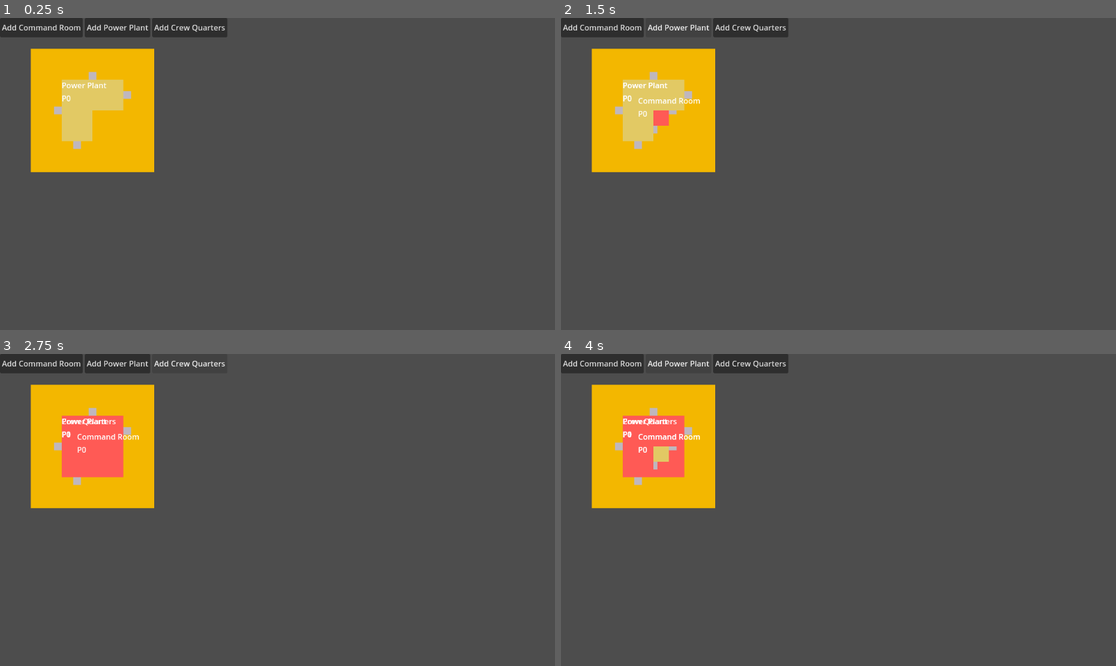
Above: before the commit, frames 1-4 (two rows, left to right).
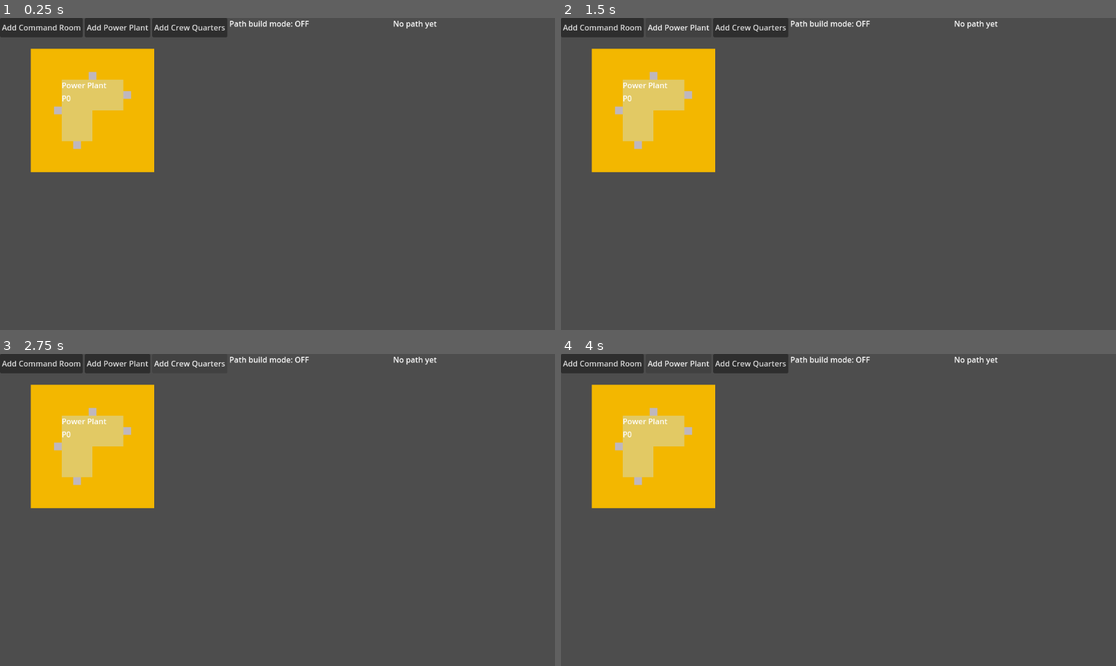
Above: after the commit, the same moments.

Repository: juhanikat/mothership
Game: Godot game, scene res://scenes/main.tscn
Same seed, same stepped clock (60 frames per second), same inputs: the game is played once before the commit and once after it.
Inputs:
- Up to frame 1 (0.25 s): no input
- Up to frame 2 (1.5 s): click "Add Command Room" at 0.5 s; click "Add Power Plant" at 1.25 s
- Up to frame 3 (2.75 s): click "Add Crew Quarters" at 2 s
- Up to frame 4 (4 s): click "Add Command Room" at 2.75 s; click "Add Power Plant" at 3.5 s

The runs differ from the first frame. In frame 1, 0.2% of the frame differs, in the area x 41-79%, y 0-4%; in frame 2, 0.6%; in frame 3, 2.5%; in frame 4, 2.5%, in the area x 11-79%, y 0-40%.

Commit message:
changed folder structure, added distance algorithm for rooms, more bug fixing and other stuff

Diff:
--- a/scenes/GlobalInputFlags.gd
+++ b/globals/GlobalInputFlags.gd
@@ -9,3 +9,4 @@
 			print("Path build mode ON")
 		else:
 			print("Path build mode OFF")
+		GlobalSignals.path_build_mode_toggled.emit(path_build_mode)
--- /dev/null
+++ b/globals/GlobalSignals.gd
@@ -0,0 +1,9 @@
+extends Node
+
+
+## Put signals here
+signal room_connected(connector1: Connector, connector2: Connector)
+signal path_build_mode_toggled(new_path_build_mode: bool)
+
+# path length is in rooms
+signal path_completed(path_start_room: Room, path_end_room: Room, path_length: int)
--- a/project.godot
+++ b/project.godot
@@ -17,8 +17,8 @@
 
 [autoload]
 
-GlobalSignals="*res://scenes/GlobalSignals.gd"
-GlobalInputFlags="*res://scenes/GlobalInputFlags.gd"
+GlobalSignals="*res://globals/GlobalSignals.gd"
+GlobalInputFlags="*res://globals/GlobalInputFlags.gd"
 
 [global_group]
 
--- /dev/null
+++ b/room/RoomConnections.gd
@@ -0,0 +1,44 @@
+extends Node
+class_name RoomConnections
+
+
+static func distance_between(start_room: Room, end_room: Room) -> int:
+	## Returns the shortest path between two rooms (using a breadth-first search). If no path is found, returns -1.
+	var queue = []
+	var explored = []
+	var distance = 0
+
+	queue.append(start_room)
+	explored.append(start_room)
+
+	while len(queue) > 0:
+		var current: Room = queue.pop_front()
+		if current == end_room:
+			return distance
+		distance += 1
+		for adjacent_room in current.adjacent_rooms:
+			if adjacent_room not in explored:
+				queue.append(adjacent_room)
+				explored.append(adjacent_room)
+
+	return -1
+
+
+static func find_connector_pairing(current_room_connectors: Array[Connector], all_connectors: Array[Connector], max_distance: int) -> Array[Connector]:
+	## loop through all connectors (in the entire game),
+	## and find first two connectors that are in range of each other.
+	## If found, returns a list containing both connectors, and an empty list otherwise.
+	var closest_pair: Array[Connector] = []
+	var closest_pair_distance = null
+	for own_connector: Area2D in current_room_connectors:
+		for other_connector: Area2D in all_connectors:
+			if other_connector in current_room_connectors:
+				continue
+			var distance = own_connector.global_position.distance_to(other_connector.global_position)
+			if distance < max_distance and (len(closest_pair) == 0 or distance < closest_pair_distance):
+				## NOTE: Remember that own_connector must be first in the list!
+				closest_pair = [own_connector, other_connector]
+				closest_pair_distance = distance
+	if closest_pair:
+		return closest_pair
+	return []
--- /dev/null
+++ b/room/connector.gd
@@ -0,0 +1,78 @@
+extends Area2D
+class_name Connector
+
+
+@export var collision_polygon: CollisionPolygon2D
+@export var nav_region: NavigationRegion2D
+
+@export var texture_polygon: Polygon2D
+var connector_color = Color("bfb7be")
+
+
+
+func _ready() -> void:
+	create_navigation_polygon()
+	create_texture()
+
+
+func create_texture() -> void:
+	texture_polygon.polygon = collision_polygon.polygon
+	texture_polygon.color = connector_color
+
+
+func create_navigation_polygon() -> void:
+	## Creates a navigation polygon for this connector.
+	var new_nav_polygon = NavigationPolygon.new()
+	new_nav_polygon.agent_radius = 0 # otherwise the shape will be too small to exist!
+	new_nav_polygon.add_outline(collision_polygon.polygon)
+	nav_region.navigation_polygon = new_nav_polygon
+	nav_region.bake_navigation_polygon()
+
+
+func delete_navigation_region() -> void:
+	nav_region.queue_free()
+
+func get_parent_room() -> Room:
+	## Returns the room that is the parent of this Connector.
+	var all_rooms = get_tree().get_nodes_in_group("Room")
+	for room in all_rooms:
+		if room.is_ancestor_of(self):
+			return room
+	return null
+
+
+func get_overlapping_connectors() -> Array[Connector]:
+	## Returns all connectors that are overlapping this one (partially or fully).
+	## Used to delete those connectors after the room is placed.
+	var overlapping_areas = get_overlapping_areas()
+	var overlapping_connectors: Array[Connector] = []
+	for connector: Connector in get_tree().get_nodes_in_group("Connector"):
+		if connector == self:
+			continue
+		if connector in overlapping_areas:
+			overlapping_connectors.append(connector)
+	return overlapping_connectors
+
+
+func get_overlapping_room_areas() -> Array[Room]:
+	## Returns all Rooms whose RoomAreas are overlapping this connector (partially or fully).
+	var overlapping_areas = get_overlapping_areas()
+	var overlapping_rooms: Array[Room] = []
+	for room: Room in get_tree().get_nodes_in_group("Room"):
+		if get_parent_room() == room:
+			continue
+		if room.room_area in overlapping_areas:
+			overlapping_rooms.append(room)
+	return overlapping_rooms
+
+
+func connected_to() -> Variant:
+	## Returns the connector that is connected to this one (both connectors must
+	## fully overlap), or null otherwise.
+	## Idk if this is used for anything at the moment.
+	for connector: Connector in get_tree().get_nodes_in_group("Connector"):
+		if connector == self:
+			continue
+		if connector.global_position == global_position:
+			return connector
+	return null
--- a/scenes/connector.tscn
+++ b/room/connector.tscn
@@ -1,9 +1,9 @@
 [gd_scene load_steps=2 format=3 uid="uid://bj8pqne0ixkqs"]
 
-[ext_resource type="Script" uid="uid://cilnba8yxxsj2" path="res://scenes/connector.gd" id="1_ti7c2"]
+[ext_resource type="Script" uid="uid://cilnba8yxxsj2" path="res://room/connector.gd" id="1_xi27r"]
 
 [node name="Connector" type="Area2D" node_paths=PackedStringArray("collision_polygon", "nav_region", "texture_polygon") groups=["Connector"]]
-script = ExtResource("1_ti7c2")
+script = ExtResource("1_xi27r")
 collision_polygon = NodePath("CollisionPolygon2D")
 nav_region = NodePath("NavigationRegion2D")
 texture_polygon = NodePath("TexturePolygon")
--- a/scenes/room.gd
+++ b/room/room.gd
@@ -1,12 +1,13 @@
 extends Node2D
 class_name Room
 
-var connector_scene = load("res://scenes/connector.tscn")
+var connector_scene = load("res://room/connector.tscn")
 
 @export var texture_polygon: Polygon2D
 
 @export var nav_region: NavigationRegion2D
 @export var nav_agent: NavigationAgent2D
+@export var connectors_node: Node2D
 
 @export var room_area: Area2D # actual CollisionPolygon of the room
 @export var polygon: CollisionPolygon2D # actual CollisionPolygon of the room
@@ -29,6 +30,8 @@
 
 var _shape: RoomData.RoomShape
 var _data: Dictionary[String, Variant]
+
+var adjacent_rooms: Array[Room] = [] # updated when any room is attached to this one
 
 
 func init_room(i_data: Dictionary[String, Variant]) -> void:
@@ -61,6 +64,8 @@
 	# creates and shapes the NavigationRegion for the room.
 	create_navigation_region()
 
+	GlobalSignals.room_connected.connect(_on_room_connected)
+
 
 func _input(event: InputEvent) -> void:
 	await get_tree().physics_frame # to make sure area overlap is detected
@@ -75,12 +80,19 @@
 
 	if event is InputEventMouseButton and hovering and event.is_pressed():
 		if is_picked:
-			check_connector_snap()
+			var connected = await connect_rooms()
+			if connected:
+				return
+
 			if len(overlapping_room_areas) > 0:
 				print("Cannot place room on top of another room.")
 				return
-			else:
-				is_picked = false
+			for connector in get_own_connectors():
+				if len(connector.get_overlapping_room_areas()) > 0 or len(connector.get_overlapping_connectors()) > 0:
+					print("Cannot place room while its connectors are overlapping another room or connector.")
+					return
+			is_picked = false
+
 		elif len(overlapping_room_areas) == 0:
 			is_picked = true
 			var global_mouse_pos = get_global_mouse_position()
@@ -88,11 +100,10 @@
 			room_info.global_position = global_position + RoomData.room_info_pos[_shape]
 		return
 
-	if event is InputEventMouseMotion:
-		if is_picked:
-			var global_mouse_pos = get_global_mouse_position()
-			global_position = global_mouse_pos
-			room_info.global_position = global_position + RoomData.room_info_pos[_shape]
+	if event is InputEventMouseMotion and is_picked:
+		var global_mouse_pos = get_global_mouse_position()
+		global_position = global_mouse_pos
+		room_info.global_position = global_position + RoomData.room_info_pos[_shape]
 
 	elif event.is_action_pressed("rotate_tile") and is_picked:
 			target_rotation += 90
@@ -114,10 +125,45 @@
 		rotation_degrees = target_rotation
 
 
+func connect_rooms() -> bool:
+	## Called when a room is placed while it overlaps another room.
+	## Locks the room in place while checking if it can be placed, then either
+	## places it or removes the lock.
+	## If the room is placed, room_connected is emitted so that both participating rooms
+	## can update their adjacent_rooms list and locked status.
+	locked = true
+	var all_connectors: Array[Connector]
+	# weird trick to cast the type correctly
+	all_connectors.assign(get_tree().get_nodes_in_group("Connector"))
+	var connector_pair = RoomConnections.find_connector_pairing(get_own_connectors(), all_connectors, 20)
+	if len(connector_pair) == 0:
+		locked = false
+		return false
+
+	var original_position = global_position
+	var to = connector_pair[1].global_position - connector_pair[0].global_position
+	global_position += to
+	room_info.global_position += to
+	await get_tree().physics_frame
+	await get_tree().physics_frame
+	await get_tree().physics_frame
+
+	for area in overlapping_room_areas:
+		if area.is_in_group("RoomArea"):
+			global_position = original_position
+			print("Tried to snap connectors, but rooms are overlapping.")
+			locked = false
+			return false
+
+	print("Connectors ({0}) and ({1}) snapped together.".format([str(connector_pair[0]), str(connector_pair[1])]))
+	GlobalSignals.room_connected.emit(connector_pair[0], connector_pair[1])
+	return true
+
+
 func create_connectors() -> void:
 	for connector_pos in RoomData.room_connectors[_shape]:
 		var new_connector: Area2D = connector_scene.instantiate()
-		add_child(new_connector)
+		connectors_node.add_child(new_connector)
 		new_connector.position = connector_pos
 
 
@@ -135,68 +181,40 @@
 	texture_polygon.color = RoomData.room_colors.pick_random()
 
 
-func get_own_connectors() -> Array[Area2D]:
+func get_own_connectors() -> Array[Connector]:
 	## Returns all connectors that are children of this room.
 	var all_connectors = get_tree().get_nodes_in_group("Connector")
-	var own_connectors: Array[Area2D] = []
+	var own_connectors: Array[Connector] = []
 	for connector in all_connectors:
 		# check if connector is a child of this room, and add it to own_connectors
-			if is_ancestor_of(connector):
+			if connectors_node.is_ancestor_of(connector):
 				own_connectors.append(connector)
 	return own_connectors
 
 
-func check_connector_snap() -> void:
-	## loop through all connectors (in the entire game),
-	## and find first two connectors that are in range of each other.
-	## If found, try to snap those connectors.
-	locked = true
-	var all_connectors = get_tree().get_nodes_in_group("Connector")
-	var own_connectors = get_own_connectors()
-	var closest_pair = []
-	var closest_pair_distance = null
-	var was_snapped: bool = false
-	for own_connector: Area2D in own_connectors:
-		for other_connector: Area2D in all_connectors:
-			if other_connector in own_connectors:
+func _on_room_connected(connector1: Connector, connector2: Connector) -> void:
+	## If one of the connectors belongs to this room, lock the room, and add the owner of the
+	## other connector to this rooms adjacent_rooms list.
+	## If the connector belonging to this room is connector2, also delete
+	## the connectors NavigationRegion (this has to be done in one of the connectors).
+	if connector1 in get_own_connectors():
+		locked = true
+		adjacent_rooms.append(connector2.get_parent_room())
+	elif connector2 in get_own_connectors():
+		locked = true
+		adjacent_rooms.append(connector1.get_parent_room())
+		connector2.delete_navigation_region()
+
+		await get_tree().physics_frame
+		for connector in connector2.get_overlapping_connectors():
+			if connector == connector1:
 				continue
-			var distance = own_connector.global_position.distance_to(other_connector.global_position)
-			if distance < MAX_CONNECTOR_DISTANCE and (len(closest_pair) == 0 or distance < closest_pair_distance):
-				## NOTE: Remember that own_connector must be first in the list!
-				closest_pair = [own_connector, other_connector]
-				closest_pair_distance = distance
-	if closest_pair:
-		var other_room = closest_pair[1].get_parent()
-		was_snapped = await try_to_snap_connectors(closest_pair[0], closest_pair[1], other_room)
-	if not was_snapped:
-		locked = false
-	return
-
-
-func try_to_snap_connectors(emitters_connector: Connector, other_connector: Connector, other_room: Room) -> bool:
-	## Called inside check_connector_snap, returns true if connectors were snapped so that
-	## that function can keep the locked status enabled.
-	var to = other_connector.global_position - emitters_connector.global_position
-	global_position += to
-	room_info.global_position += to
-	await get_tree().physics_frame
-	await get_tree().physics_frame
-	await get_tree().physics_frame
-
-	for area in overlapping_room_areas:
-		if area.is_in_group("RoomArea"):
-			print("Tried to snap connectors, but rooms are overlapping.")
-			return false
-
-	print("Connectors ({0}) and ({1}) snapped together.".format([str(emitters_connector), str(other_connector)]))
-	## NOTE: Also lock the other room, and remove the other connectors navigationregion!
-	other_room.locked = true
-	other_connector.delete_navigation_region()
-	return true
+			connector.queue_free()
 
 
 func _on_room_area_area_entered(area: Area2D) -> void:
 	if area.is_in_group("RoomArea"):
+		print(area)
 		overlapping_room_areas.append(area)
 
 
--- a/scenes/room.tscn
+++ b/room/room.tscn
@@ -1,12 +1,13 @@
 [gd_scene load_steps=2 format=3 uid="uid://b5dj4e3qdd2f6"]
 
-[ext_resource type="Script" uid="uid://bniolhgkcwsnj" path="res://scenes/room.gd" id="1_36trf"]
+[ext_resource type="Script" uid="uid://bniolhgkcwsnj" path="res://room/room.gd" id="1_ppkfq"]
 
-[node name="Room" type="Node2D" node_paths=PackedStringArray("texture_polygon", "nav_region", "nav_agent", "room_area", "polygon", "all_room_shapes") groups=["Room", "RoomArea"]]
-script = ExtResource("1_36trf")
+[node name="Room" type="Node2D" node_paths=PackedStringArray("texture_polygon", "nav_region", "nav_agent", "connectors_node", "room_area", "polygon", "all_room_shapes") groups=["Room", "RoomArea"]]
+script = ExtResource("1_ppkfq")
 texture_polygon = NodePath("TexturePolygon")
 nav_region = NodePath("NavigationRegion2D")
 nav_agent = NodePath("Node2D/NavigationAgent2D")
+connectors_node = NodePath("Connectors")
 room_area = NodePath("RoomArea")
 polygon = NodePath("RoomArea/Polygon")
 all_room_shapes = NodePath("AllRoomShapes")
@@ -38,6 +39,8 @@
 
 [node name="NavigationAgent2D" type="NavigationAgent2D" parent="Node2D"]
 
+[node name="Connectors" type="Node2D" parent="."]
+
 [connection signal="area_entered" from="RoomArea" to="." method="_on_room_area_area_entered"]
 [connection signal="area_exited" from="RoomArea" to="." method="_on_room_area_area_exited"]
 [connection signal="mouse_entered" from="RoomArea" to="." method="_on_room_area_mouse_entered"]
--- a/scenes/room_info.tscn
+++ b/room/room_info.tscn
@@ -1,6 +1,6 @@
 [gd_scene load_steps=2 format=3 uid="uid://b2hljfbu67bkx"]
 
-[ext_resource type="Script" uid="uid://ckk2sqm7720y" path="res://scenes/room_info.gd" id="1_xv4oe"]
+[ext_resource type="Script" uid="uid://ckk2sqm7720y" path="res://room/room_info.gd" id="1_xv4oe"]
 
 [node name="RoomInfo" type="VBoxContainer" node_paths=PackedStringArray("room_name_label", "power_usage_label", "description_popup_label")]
 z_index = 1
--- a/scenes/GlobalSignals.gd
+++ /dev/null
@@ -1,3 +0,0 @@
-extends Node
-
-## Put signals here
--- a/scenes/connector.gd
+++ /dev/null
@@ -1,45 +0,0 @@
-extends Area2D
-class_name Connector
-
-
-@export var collision_polygon: CollisionPolygon2D
-@export var nav_region: NavigationRegion2D
-
-@export var texture_polygon: Polygon2D
-var connector_color = Color("bfb7be")
-
-
-
-func _ready() -> void:
-	create_navigation_polygon()
-	create_texture()
-
-
-func create_texture() -> void:
-	texture_polygon.polygon = collision_polygon.polygon
-	texture_polygon.color = connector_color
-
-
-func create_navigation_polygon() -> void:
-	## Creates a navigation polygon for this connector.
-	var new_nav_polygon = NavigationPolygon.new()
-	new_nav_polygon.agent_radius = 0 # otherwise the shape will be too small to exist!
-	new_nav_polygon.add_outline(collision_polygon.polygon)
-	nav_region.navigation_polygon = new_nav_polygon
-	nav_region.bake_navigation_polygon()
-
-
-func delete_navigation_region() -> void:
-	nav_region.queue_free()
-
-
-func connected_to() -> Variant:
-	## Returns the connector that is connected to this one (both connectors must
-	## fully overlap, or null otherwise.
-	## Idk if this is used for anything at the moment.
-	for connector: Connector in get_tree().get_nodes_in_group("Connector"):
-		if connector == self:
-			continue
-		if connector.global_position == global_position:
-			return connector
-	return null
--- a/scenes/hud.gd
+++ b/scenes/hud.gd
@@ -1,7 +1,31 @@
 extends CanvasLayer
 
 
+@export var path_build_mode_label: RichTextLabel
+@export var path_info_label: RichTextLabel
+
 @onready var main: Main = get_parent()
+
+
+
+func _ready() -> void:
+	GlobalSignals.path_build_mode_toggled.connect(_on_path_build_mode_toggled)
+	GlobalSignals.path_completed.connect(_on_path_completed)
+	path_build_mode_label.text = "Path build mode: OFF"
+	path_info_label.text = "No path yet"
+
+
+func _on_path_build_mode_toggled(new_path_build_mode: bool) -> void:
+	var mode_text = ""
+	if new_path_build_mode == true:
+		mode_text = "ON"
+	else:
+		mode_text = "OFF"
+	path_build_mode_label.text = "Path build mode: %s" % [mode_text]
+
+
+func _on_path_completed(path_start_room: Room, path_end_room: Room, path_length: int) -> void:
+	path_info_label.text = "Path starts at room \n%s and ends at room \n%s, with length %s" % [str(path_start_room), str(path_end_room), str(path_length)]
 
 
 func _on_command_room_button_pressed() -> void:
--- a/scenes/hud.tscn
+++ b/scenes/hud.tscn
@@ -2,11 +2,13 @@
 
 [ext_resource type="Script" uid="uid://bej65is377k75" path="res://scenes/hud.gd" id="1_ahhtf"]
 
-[node name="HUD" type="CanvasLayer"]
+[node name="HUD" type="CanvasLayer" node_paths=PackedStringArray("path_build_mode_label", "path_info_label")]
 script = ExtResource("1_ahhtf")
+path_build_mode_label = NodePath("TopBar/PathBuildModeLabel")
+path_info_label = NodePath("TopBar/PathInfoLabel")
 
 [node name="TopBar" type="HBoxContainer" parent="."]
-offset_right = 40.0
+offset_right = 1152.0
 offset_bottom = 40.0
 
 [node name="CommandRoomButton" type="Button" parent="TopBar"]
@@ -24,6 +26,18 @@
 focus_mode = 0
 text = "Add Crew Quarters"
 
+[node name="PathBuildModeLabel" type="RichTextLabel" parent="TopBar"]
+layout_mode = 2
+size_flags_horizontal = 3
+text = "path build mode label"
+fit_content = true
+
+[node name="PathInfoLabel" type="RichTextLabel" parent="TopBar"]
+layout_mode = 2
+size_flags_horizontal = 3
+text = "path build mode label"
+fit_content = true
+
 [connection signal="pressed" from="TopBar/CommandRoomButton" to="." method="_on_command_room_button_pressed"]
 [connection signal="pressed" from="TopBar/PowerPlantButton" to="." method="_on_power_plant_button_pressed"]
 [connection signal="pressed" from="TopBar/CrewQuartersButton" to="." method="_on_crew_quarters_button_pressed"]
--- a/scenes/main.gd
+++ b/scenes/main.gd
@@ -18,8 +18,8 @@
 # All room info boxes are children of this node
 @export var room_info_nodes: Control
 
-var room_scene = load("res://scenes/room.tscn")
-var room_info_scene = load("res://scenes/room_info.tscn")
+var room_scene = load("res://room/room.tscn")
+var room_info_scene = load("res://room/room_info.tscn")
 
 const room_data = RoomData.room_data
 var room_inside_spawn_area: bool = false
@@ -30,7 +30,9 @@
 
 
 var path_start: Vector2
+var path_start_room: Room # the room where the path starts
 var path_end: Vector2
+var path_end_room: Room # the room where the path ends
 
 
 
@@ -53,9 +55,21 @@
 		if not path_start:
 			path_line.clear_points() # clear the line from previous navigation
 			path_start = event.global_position
+			for room: Room in get_tree().get_nodes_in_group("Room"):
+				if room.hovering:
+					# if mouse is inside a room when clicking, that room becomes the starting room
+					print(room)
+					path_start_room = room
 		else:
 			path_end = event.global_position
+			for room: Room in get_tree().get_nodes_in_group("Room"):
+				if room.hovering:
+					# if mouse is inside a room when clicking, that room becomes the starting room
+					print(room)
+					path_end_room = room
 			find_path(path_start, path_end)
+			var path_length = RoomConnections.distance_between(path_start_room, path_end_room)
+			GlobalSignals.path_completed.emit(path_start_room, path_end_room, path_length)
 			path_start = Vector2(0, 0)
 			path_end = Vector2(0, 0)
 
@@ -78,6 +92,7 @@
 	var new_room_shape = new_room_data["room_shape"]
 	new_room.init_room(new_room_data)
 	new_room.global_position = room_spawn_area.global_position
+
 
 	if room_inside_spawn_area:
 		print("Cannot spawn new room while existing one is inside spawn area!")
@@ -106,10 +121,10 @@
 
 
 func _on_room_spawn_area_area_entered(area: Area2D) -> void:
-	if area.is_in_group("RoomClickableArea"):
+	if area.is_in_group("RoomArea"):
 		room_inside_spawn_area = true
 
 
 func _on_room_spawn_area_area_exited(area: Area2D) -> void:
-	if area.is_in_group("RoomClickableArea"):
+	if area.is_in_group("RoomArea"):
 		room_inside_spawn_area = false
Not shown, changed: design.txt
Renamed: scenes/GlobalInputFlags.gd.uid -> globals/GlobalInputFlags.gd.uid
Renamed: scenes/GlobalSignals.gd.uid -> globals/GlobalSignals.gd.uid
Not shown, added: room/RoomConnections.gd.uid
Renamed: scenes/connector.gd.uid -> room/connector.gd.uid
Renamed: scenes/room.gd.uid -> room/room.gd.uid
Renamed: scenes/room_info.gd -> room/room_info.gd
Renamed: scenes/room_info.gd.uid -> room/room_info.gd.uid
